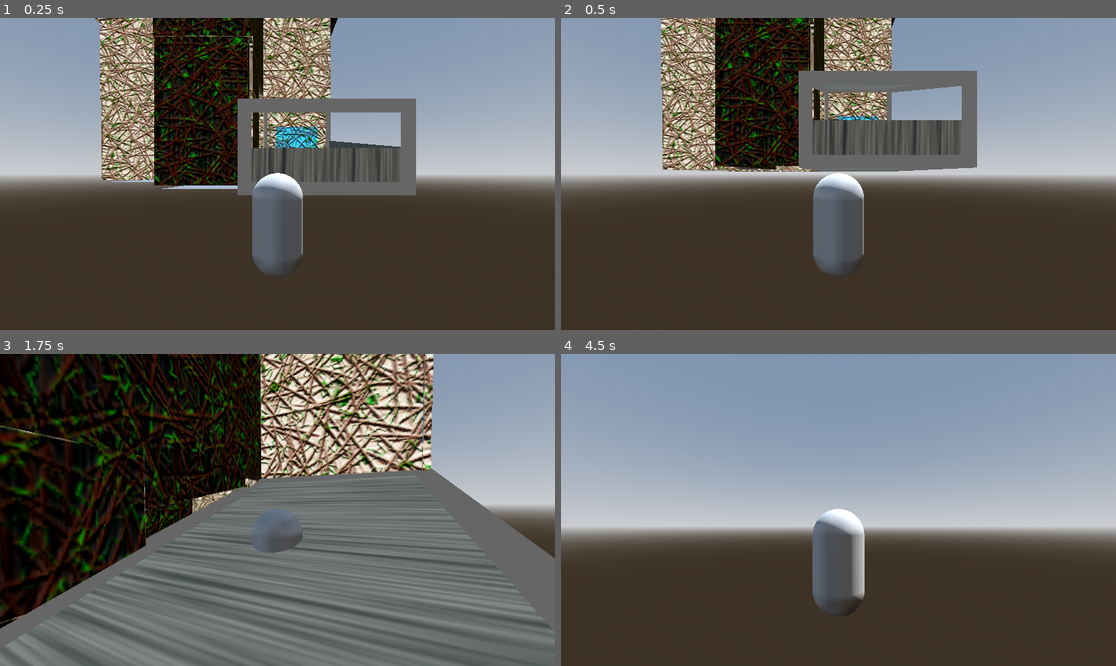
Above: before the commit, frames 1-4 (two rows, left to right).
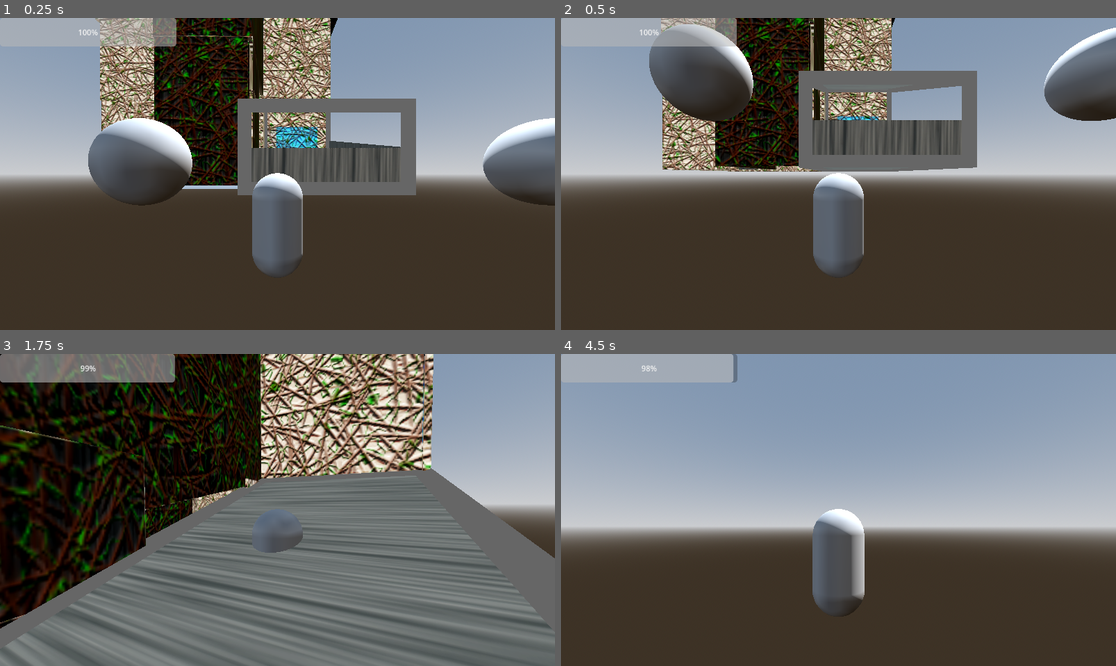
Above: after the commit, the same moments.

Repository: abody2k/Home-to-be
Game: Godot game, scene res://scenes/house.tscn
Two runs of this game, one before a commit and one after it. Both use one fixed random seed, a clock stepped at 60 frames per second and the inputs below. The project has no main scene, so this scene is started directly.
Inputs (mouse positions are in pixels of both pictures, inside the frame that each line leads up to):
- Up to frame 1 (0.25 s): no input
- Up to frame 2 (0.5 s): no input
- Up to frame 3 (1.75 s): move the mouse to (305, 510) at 0.52 s; press the mouse at (305, 510) at 0.53 s; hold Up (forward) from 0.53 s (still down); tap Space (jump) at 0.77, 1.52 s; tap E (eat) at 0.8, 1.35 s; move the mouse to (249, 510) at 1.27 s; release the mouse at (249, 510) at 1.28 s; click (249, 510) at 1.55 s
- Up to frame 4 (4.5 s): keep holding Up (forward); move the mouse to (849, 503) at 2.02 s; press the mouse at (849, 503) at 2.03 s; tap E (eat) at 2.3, 2.85, 3.8, 4.35 s; move the mouse to (832, 516) at 2.77 s; release the mouse at (832, 516) at 2.78 s; tap Space (jump) at 3.02, 3.77 s; click (832, 516) at 3.05 s; move the mouse to (877, 513) at 3.52 s; press the mouse at (877, 513) at 3.53 s; tap Enter at 4.25 s; move the mouse to (794, 506) at 4.27 s; release the mouse at (794, 506) at 4.28 s

The runs differ from the first frame. In frame 1, 9.2% of the frame differs, in the area x 0-100%, y 0-61%; in frame 2, 9.1%; in frame 3, 2.9%; in frame 4, 2.9%.

Commit message:
Implemented food eating, added food UI indocator and animated the change. stopped consuming food while eating

Diff:
--- a/scenes/house.tscn
+++ b/scenes/house.tscn
@@ -3,6 +3,7 @@
 [ext_resource type="Texture2D" uid="uid://6i5w6aj85ty4" path="res://3D/home_house_BaseColor.png" id="1_bwc8c"]
 [ext_resource type="Texture2D" uid="uid://dckxcjcha2k7f" path="res://3D/home_door_BaseColor.png" id="4_qcuhb"]
 [ext_resource type="PackedScene" uid="uid://d4gibrj0qhoaf" path="res://scenes/mc.tscn" id="4_se78b"]
+[ext_resource type="PackedScene" uid="uid://crp6p76ey1vfk" path="res://scenes/food.tscn" id="5_3bgk5"]
 [ext_resource type="Texture2D" uid="uid://blw8gy1s3ccjw" path="res://3D/home_proch_BaseColor.png" id="7_bhgw4"]
 
 [sub_resource type="ProceduralSkyMaterial" id="ProceduralSkyMaterial_3bgk5"]
@@ -213,3 +214,9 @@
 
 [node name="mc" parent="." unique_id=2014978484 instance=ExtResource("4_se78b")]
 transform = Transform3D(1, 0, 0, 0, 1, 0, 0, 0, 1, -0.11218542, -0.11983162, 0.71076334)
+
+[node name="food" parent="." unique_id=833690878 instance=ExtResource("5_3bgk5")]
+transform = Transform3D(1, 0, 0, 0, 1, 0, 0, 0, 1, -1.6533446, -4.7683716e-07, 2.3387494)
+
+[node name="food2" parent="." unique_id=1361047071 instance=ExtResource("5_3bgk5")]
+transform = Transform3D(1, 0, 0, 0, 1, 0, 0, 0, 1, 3.0075545, -4.7683716e-07, 2.3387494)
--- a/scenes/mc.tscn
+++ b/scenes/mc.tscn
@@ -44,5 +44,24 @@
 wait_time = 0.5
 one_shot = true
 
+[node name="CanvasLayer" type="CanvasLayer" parent="." unique_id=1255822048]
+
+[node name="Control" type="Control" parent="CanvasLayer" unique_id=493399438]
+layout_mode = 3
+anchors_preset = 15
+anchor_right = 1.0
+anchor_bottom = 1.0
+grow_horizontal = 2
+grow_vertical = 2
+
+[node name="ProgressBar" type="ProgressBar" parent="CanvasLayer/Control" unique_id=1957838403]
+layout_mode = 1
+anchors_preset = -1
+anchor_right = 0.31800002
+anchor_bottom = 0.091000006
+offset_right = -0.33602905
+offset_bottom = 0.03199768
+value = 100.0
+
 [connection signal="timeout" from="Timer" to="." method="_on_timer_timeout"]
 [connection signal="timeout" from="jumping" to="." method="_on_jumping_timeout"]
--- a/scripts/mc.gd
+++ b/scripts/mc.gd
@@ -11,7 +11,10 @@
 var attacking = false
 
 
-var food = 100.0
+var food = 100.0 :
+	set(value):
+		$CanvasLayer/Control/ProgressBar.value = (value)
+		food = value
 var food_is_there : Area3D
 
 
@@ -24,16 +27,24 @@
 
 
 
+var eating = false
+
 
 
 func eat_food(food_value):
+	eating = true
 
+	var food_tween = create_tween()
+	food_tween.finished.connect(func(): eating = false)
 	if food_value + food > 100.0:
-		food = 100.0
+		food_tween.tween_property(self,"food",100.0,0.25)
 	else:
-		food+=food_value
+		var x = food_value + food
+		food_tween.tween_property(self,"food",x,0.25)
 	food_is_there.eaten()
 	food_is_there = null
+
+	#every time food is eaten the food indicator change
 
 
 
@@ -56,8 +67,6 @@
 		attacking = true
 		$Timer.start()
 
-
-	pass
 
 func _ready():
 	Input.mouse_mode = Input.MOUSE_MODE_CAPTURED
@@ -96,6 +105,9 @@
 var jump_vector = Vector3.ZERO
 
 func _physics_process(delta):
+
+	if not eating:
+		food -= delta * 0.5
 
 	if jumping:
 
